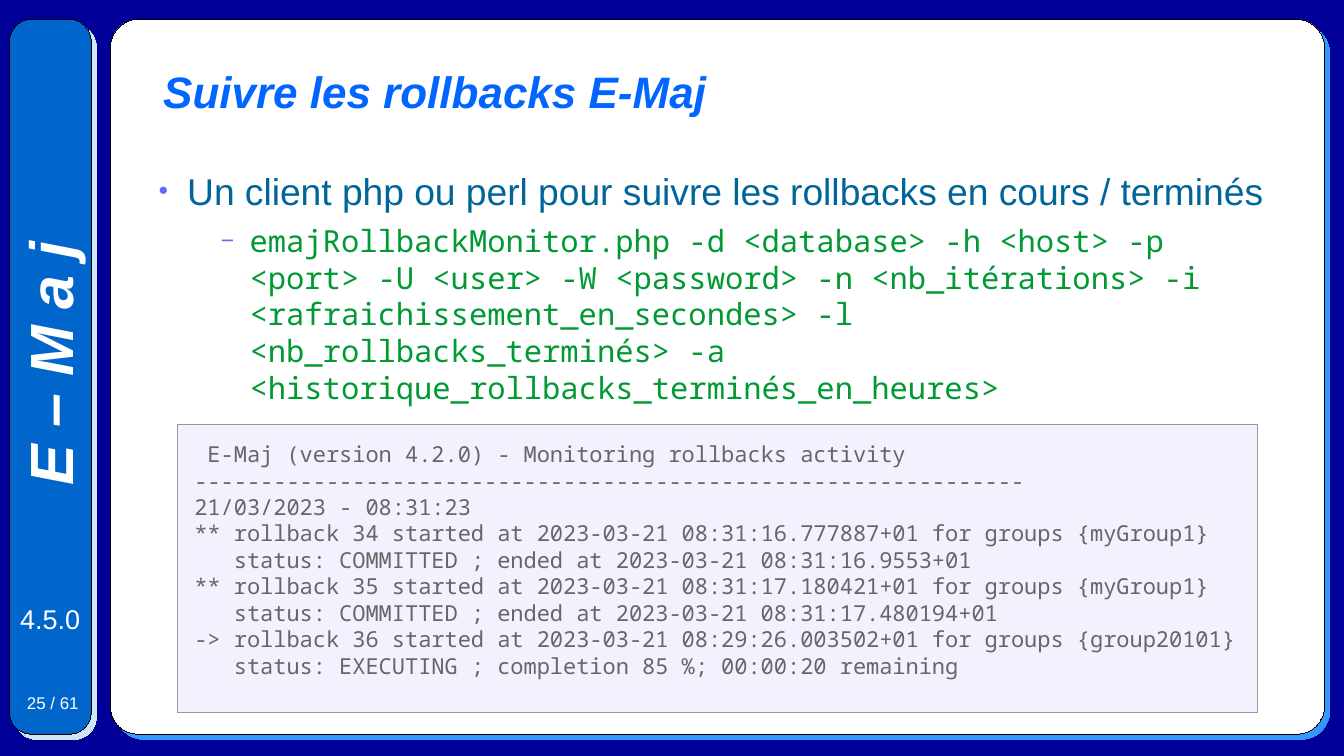
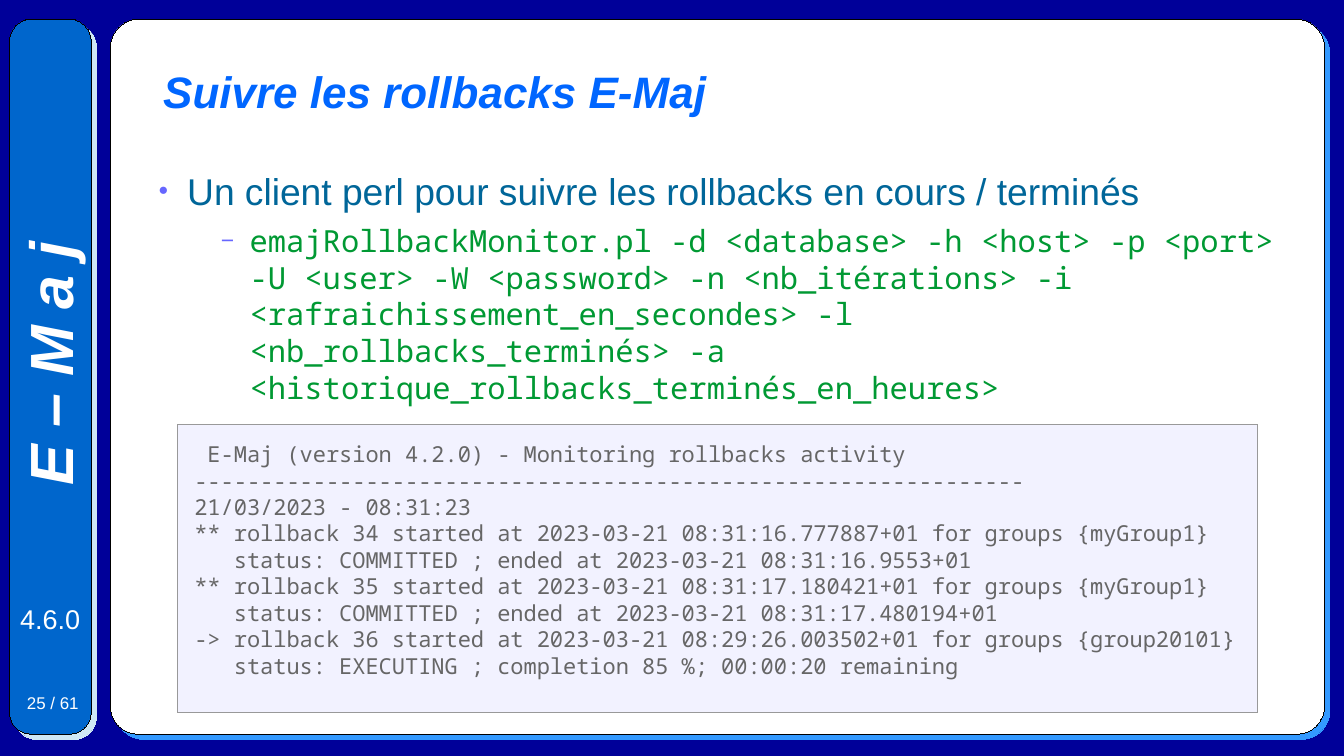
Before and after one commit to beaud76/emaj_doc, a slide deck: slide 25 of Emaj.devel_pres_fr.odp. Drawn at 1344x756 pixels with LibreOffice and Linux fonts; fonts in the diff are those of the drawing. Boxes give left, top, right and bottom in pixels: in the first picture for what was removed or moved away, otherwise in the second. Text is boxed around its words. In the diff, an @@ line names an element or a change of style, - is before the commit and + after.

```diff
--- a/Emaj.devel_pres_fr.odp
+++ b/Emaj.devel_pres_fr.odp
@@ text at (x1=187, y1=177, x2=1274, y2=407): text changed @@
-● Un client php ou perl pour suivre les rollbacks en cours / terminés
-  − emajRollbackMonitor.php -d <database> -h <host> -p <port> -U <user> -W <password> -n <nb_itérations> -i <rafraichissement_en_secondes> -l <nb_rollbacks_terminés> -a <historique_rollbacks_terminés_en_heures>
+● Un client perl pour suivre les rollbacks en cours / terminés
+  − emajRollbackMonitor.pl -d <database> -h <host> -p <port> -U <user> -W <password> -n <nb_itérations> -i <rafraichissement_en_secondes> -l <nb_rollbacks_terminés> -a <historique_rollbacks_terminés_en_heures>
@@ text at (x1=20, y1=610, x2=80, y2=630): text changed @@
-4.5.0
+4.6.0
```
Also in this commit, not shown: 59 other slides changed, 34 other files.
